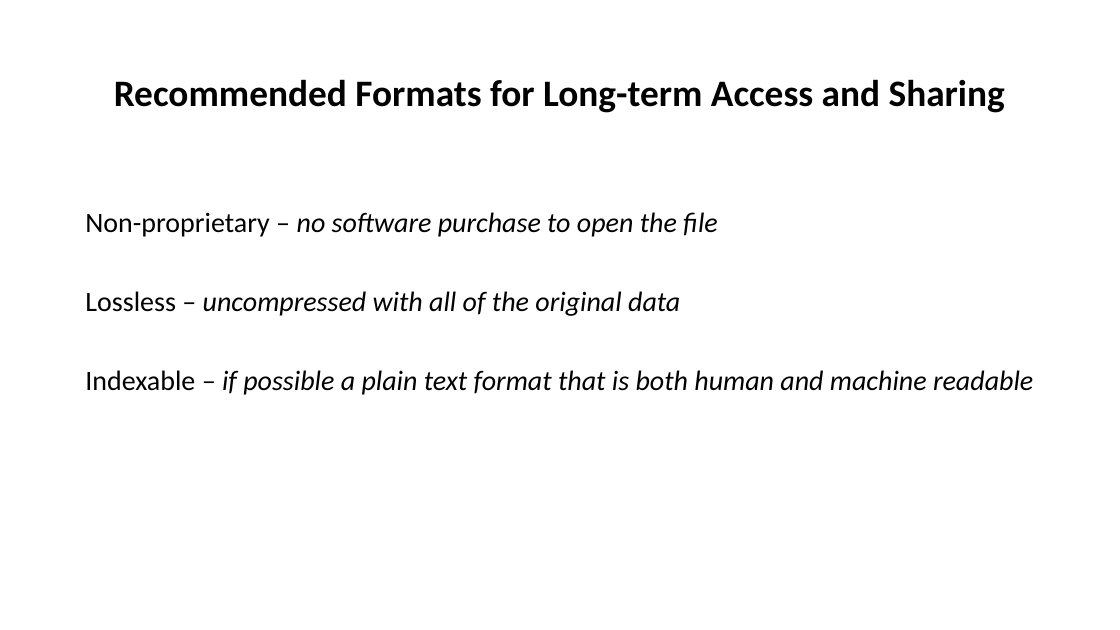
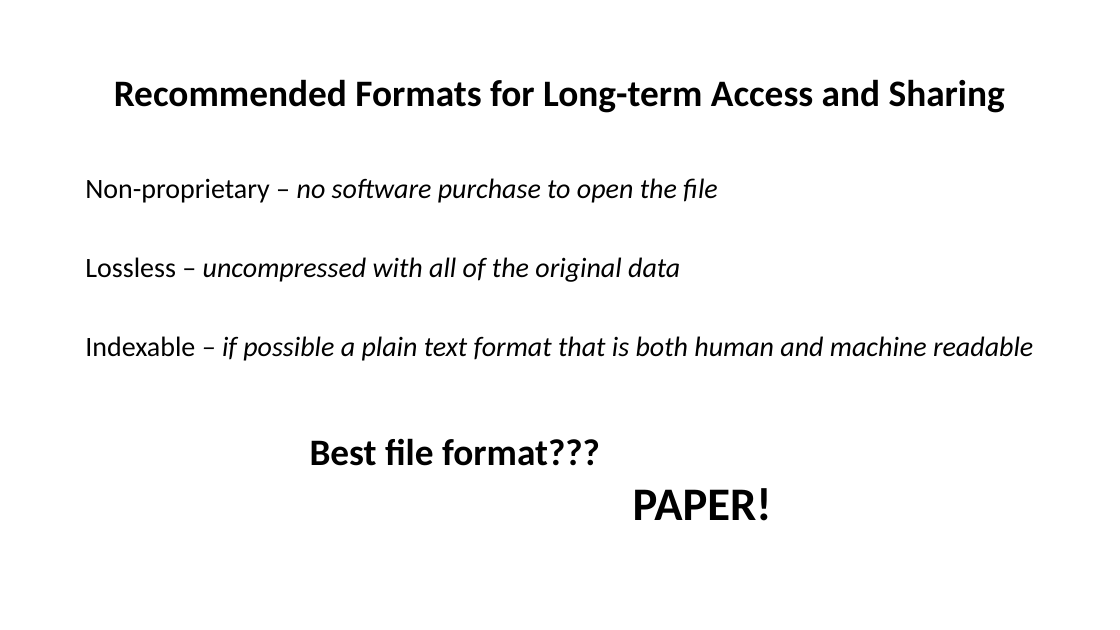
Before and after one commit to tibbben/teaching.data.literacy, a slide deck: slide 7 of UM_DataManagementClass/Lessons/03/03_secondMeeting.pptx. Drawn at 1120x630 pixels with LibreOffice and Linux fonts; fonts in the diff are those of the drawing. Boxes give left, top, right and bottom in pixels: in the first picture for what was removed or moved away, otherwise in the second. Text is boxed around its words. In the diff, an @@ line names an element or a change of style, - is before the commit and + after.

```diff
--- a/UM_DataManagementClass/Lessons/03/03_secondMeeting.pptx
+++ b/UM_DataManagementClass/Lessons/03/03_secondMeeting.pptx
@@ text "Non-proprietary – no software purchase ...": place and size @@
-text "Non-proprietary – no software purchase ..." at (85, 212, 1033, 395)
+text "Non-proprietary – no software purchase ..." at (85, 178, 1033, 361)
@@ text added at (310, 438, 600, 466), 32 pt, text #000000, bold @@
+Best file format???
@@ text added at (633, 488, 772, 521), 40 pt, text #000000, bold @@
+PAPER!
```
Also in this commit, not shown: 5 other slides changed, 3 slides added, 2 other files.
